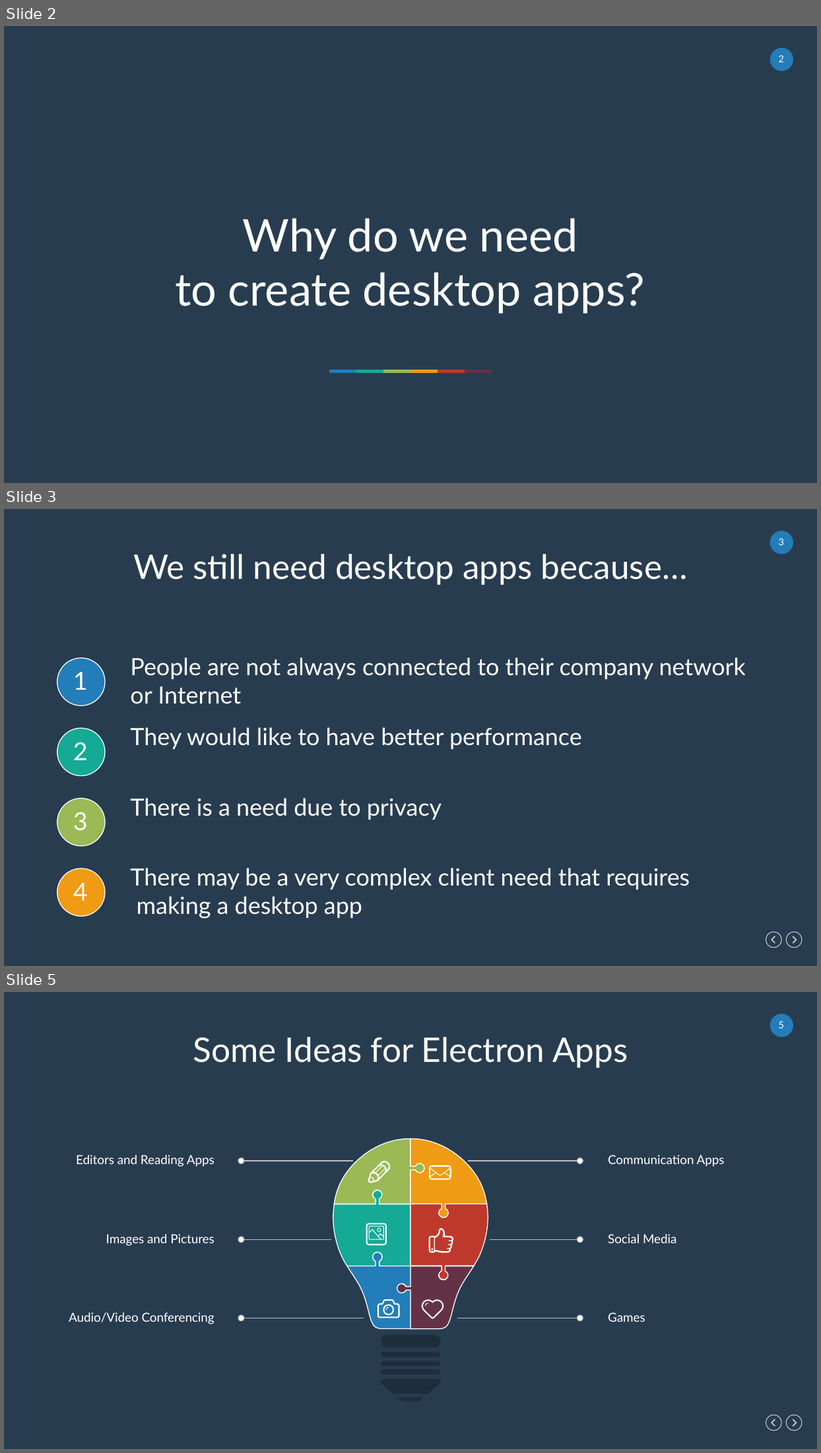
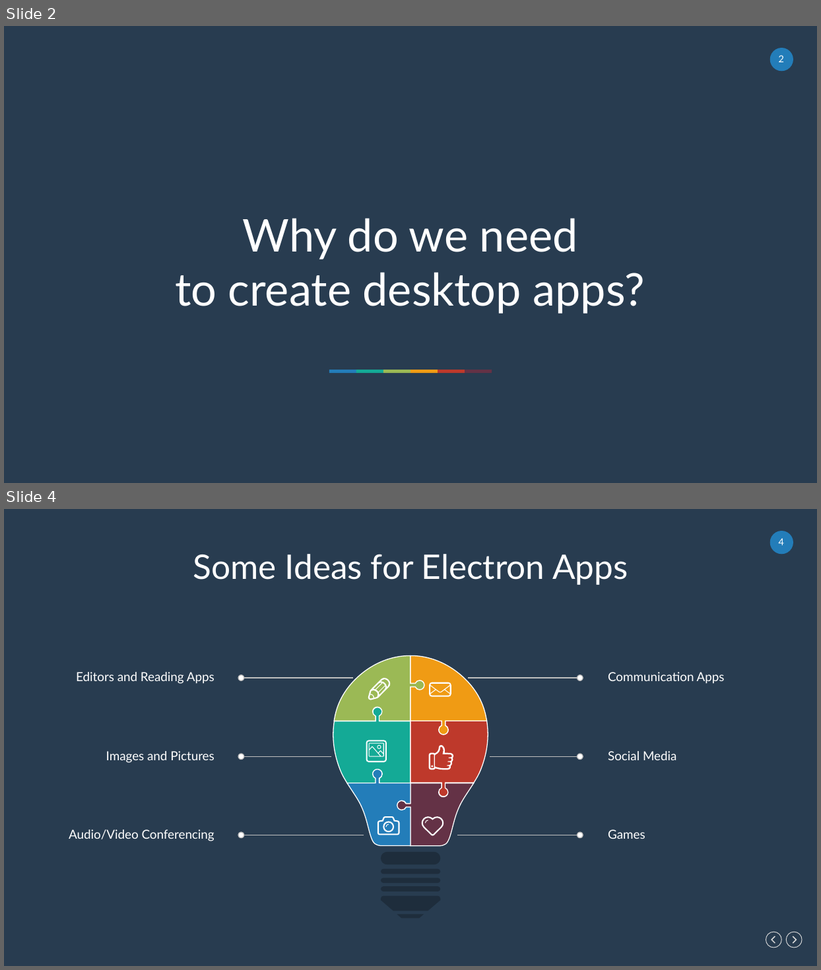
Before and after one commit to cwoodruff/electron_demos, a slide deck: Electron Desktop Development for Web Developers.pptx. Shown one above the other, each under a label of ours: slides 2, 3 and 5 before the commit, slides 2 and 4 after it; the slides between them are not shown. The pictures are 821x1453 and 821x970 pixels, drawn with LibreOffice and Linux fonts; fonts in the diff are those of the drawing. Boxes give left, top, right and bottom in pixels: in the first picture for what was removed or moved away, otherwise in the second. Text is boxed around its words. In the diff, an @@ line names an element or a change of style, - is before the commit and + after.

```diff
--- a/Electron Desktop Development for Web Developers.pptx
+++ b/Electron Desktop Development for Web Developers.pptx
@@ slide 3 removed at box(4, 509, 817, 966), background #283C50; not listed: 6 template elements that a slide beside it also shows @@
@@ text removed at box(133, 554, 688, 585) @@
-We still need desktop apps because…
@@ ellipse removed at box(57, 658, 104, 706) @@
@@ text removed at box(130, 657, 746, 704) @@
-People are not always connected to their company network
-or Internet
@@ text removed at box(73, 672, 88, 690) @@
-1
@@ ellipse removed at box(57, 729, 104, 776) @@
@@ text removed at box(73, 742, 88, 760) @@
-2
@@ text removed at box(130, 727, 582, 749) @@
-They would like to have better performance
@@ ellipse removed at box(57, 799, 104, 846) @@
@@ text removed at box(130, 798, 442, 820) @@
-There is a need due to privacy
@@ text removed at box(73, 813, 88, 831) @@
-3
@@ ellipse removed at box(57, 869, 104, 916) @@
@@ text removed at box(73, 883, 88, 901) @@
-4
@@ text removed at box(130, 868, 690, 919) @@
-There may be a very complex client need that requires
-making a desktop app
@@ what was slide 5 is now slide 4 @@
@@ page number at box(779, 538, 784, 545): text changed @@
-5
+4
```
Also in this commit, not shown: 2 slides changed, 2 slides added, 1 other slide removed, 2 other files.
